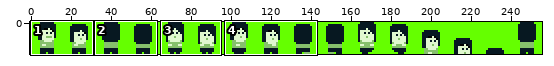
Edited in one commit: sprite sheet (assets/sprites/Mom.png). The first picture is a wide view before the edit; the outline marks the close-up.
Close-up. First the earlier version:
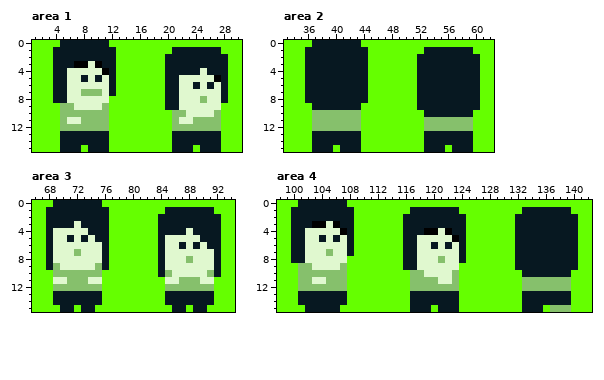
The file is 256x16 pixels. Shown: area 1: x 1..30, y 0..15; area 2: x 33..62, y 0..15; area 3: x 66..94, y 0..15; area 4: x 98..142, y 0..15. The commit also changed other parts of the picture, which this record leaves out.
After:
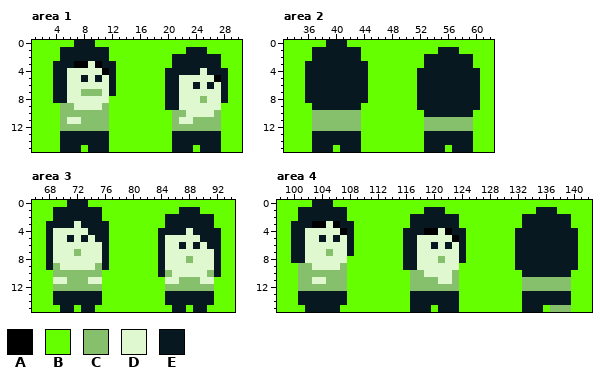
Palette (. is transparent): A #000000  B #65ff00  C #86c06c  D #e0f8cf  E #071821
Diff:
Area 1:
The author changed colour E to colour B in row 0 at x 5 to 6 and 10 to 11; in row 1 at x 4, 12, 21 to 22 and 26 to 27; in row 2 at x 4, 12, 20 and 28; in row 3 at x 20 and 28.
Area 2:
The author changed colour E to colour B in row 0 at x 37 to 38 and 42 to 43; in row 1 at x 36, 44, 53 to 54 and 58 to 59; in row 2 at x 36, 44, 52 and 60; in row 3 at x 52 and 60.
Area 3:
The author changed colour E to colour B in row 0 at x 69 to 70 and 74 to 75; in row 1 at x 68, 76, 85 to 86 and 90 to 91; in row 2 at x 68, 76, 84 and 92; in row 3 at x 84 and 92.
Area 4:
The author changed colour E to colour B in row 0 at x 101 to 102 and 106 to 107; in row 1 at x 100, 108, 117 to 118, 122 to 123, 133 to 134 and 138 to 139; in row 2 at x 100, 108, 116, 124, 132 and 140; in row 3 at x 116, 124, 132 and 140.
